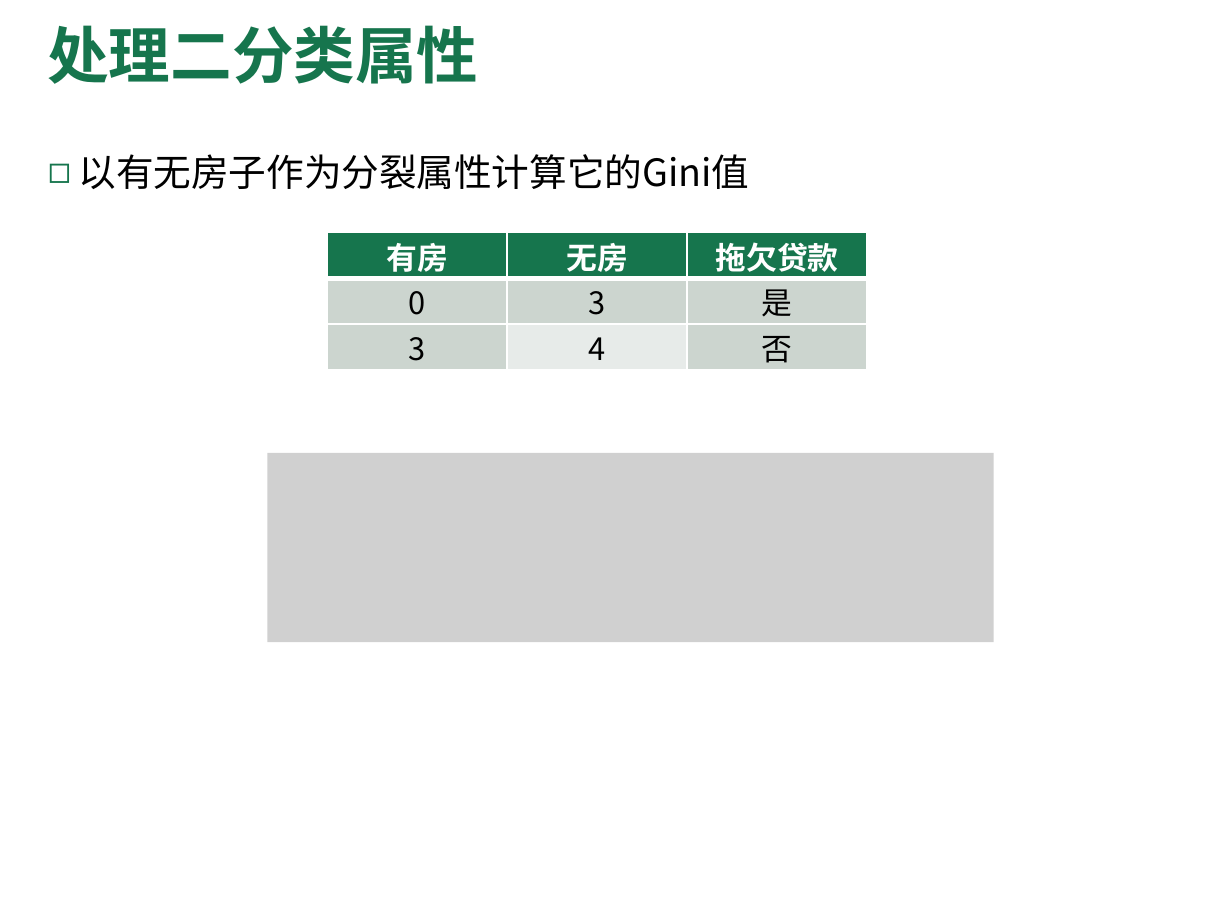
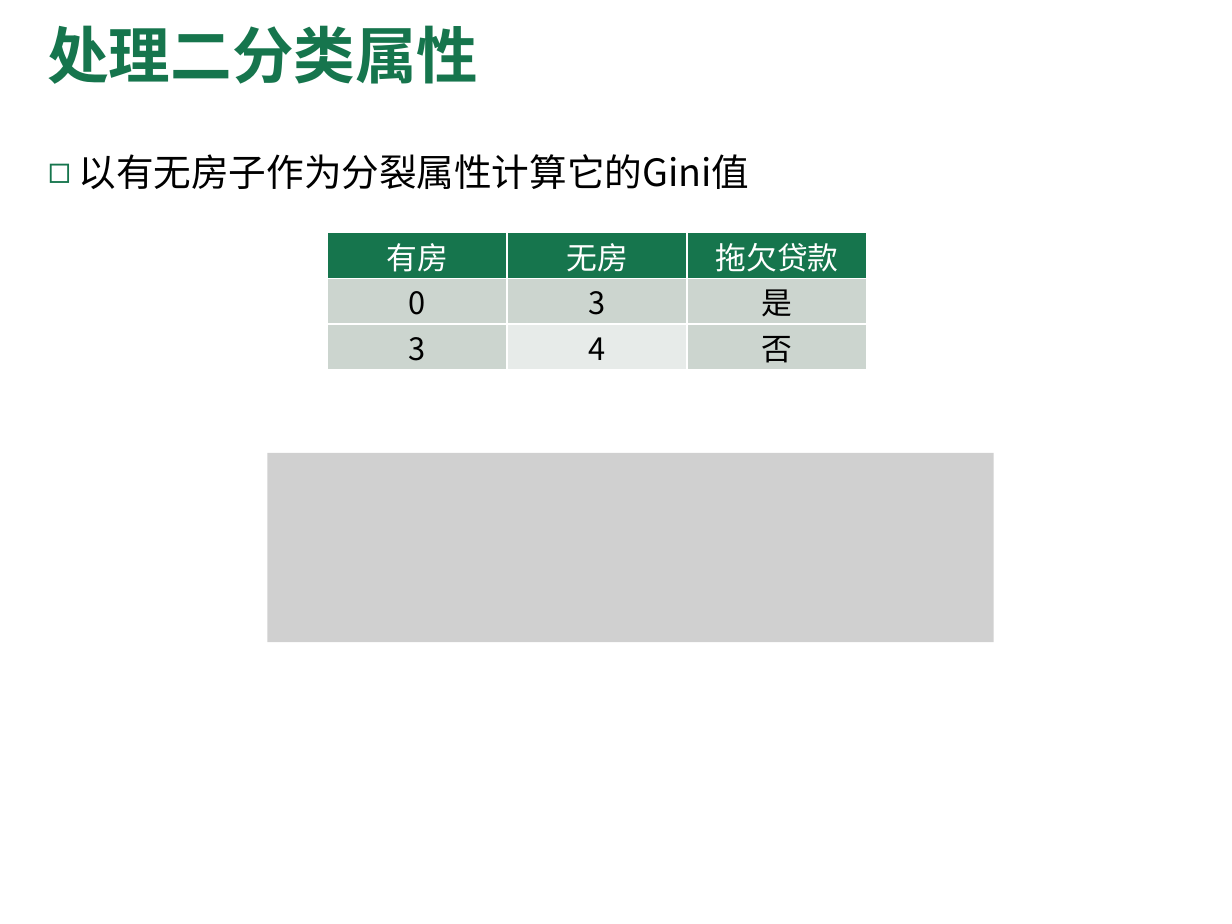
Before and after one commit to Aetik-yue/CQU_Study_Material, a slide deck: slide 25 of 机器学习/课件/ML-ch4-决策树.pptx. Drawn at 1232x924 pixels with LibreOffice and Linux fonts; fonts in the diff are those of the drawing; grey boxes stand for pictures; background and template pictures are left out. Boxes give left, top, right and bottom in pixels: in the first picture for what was removed or moved away, otherwise in the second. Text is boxed around its words. In the diff, an @@ line names an element or a change of style, - is before the commit and + after.

```diff
--- a/机器学习/课件/ML-ch4-决策树.pptx
+++ b/机器学习/课件/ML-ch4-决策树.pptx
@@ table at (328,233,867,370) @@
@@ bold off in "有房", "无房", "拖欠贷款" @@
```
Also in this commit, not shown: 2 other slides changed, 20 other files.
